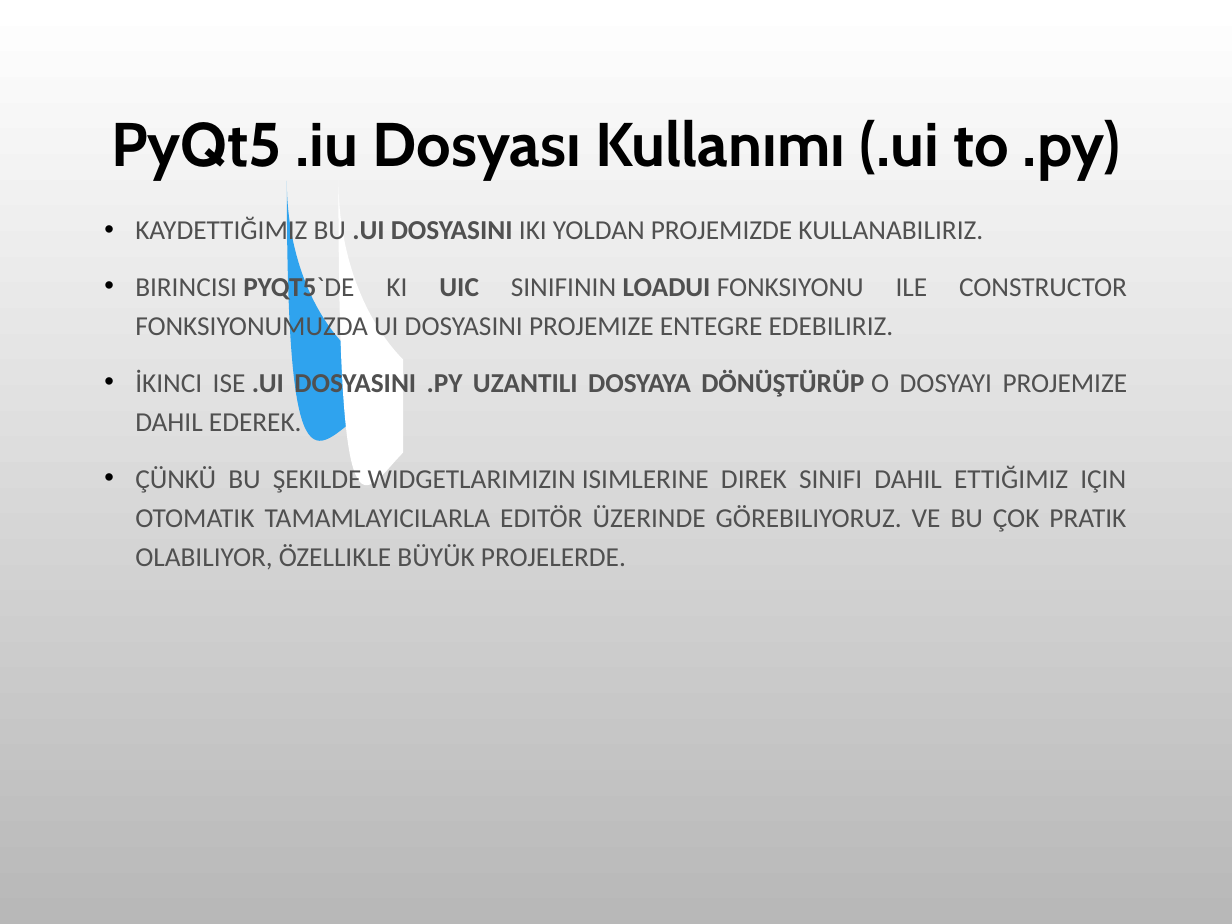
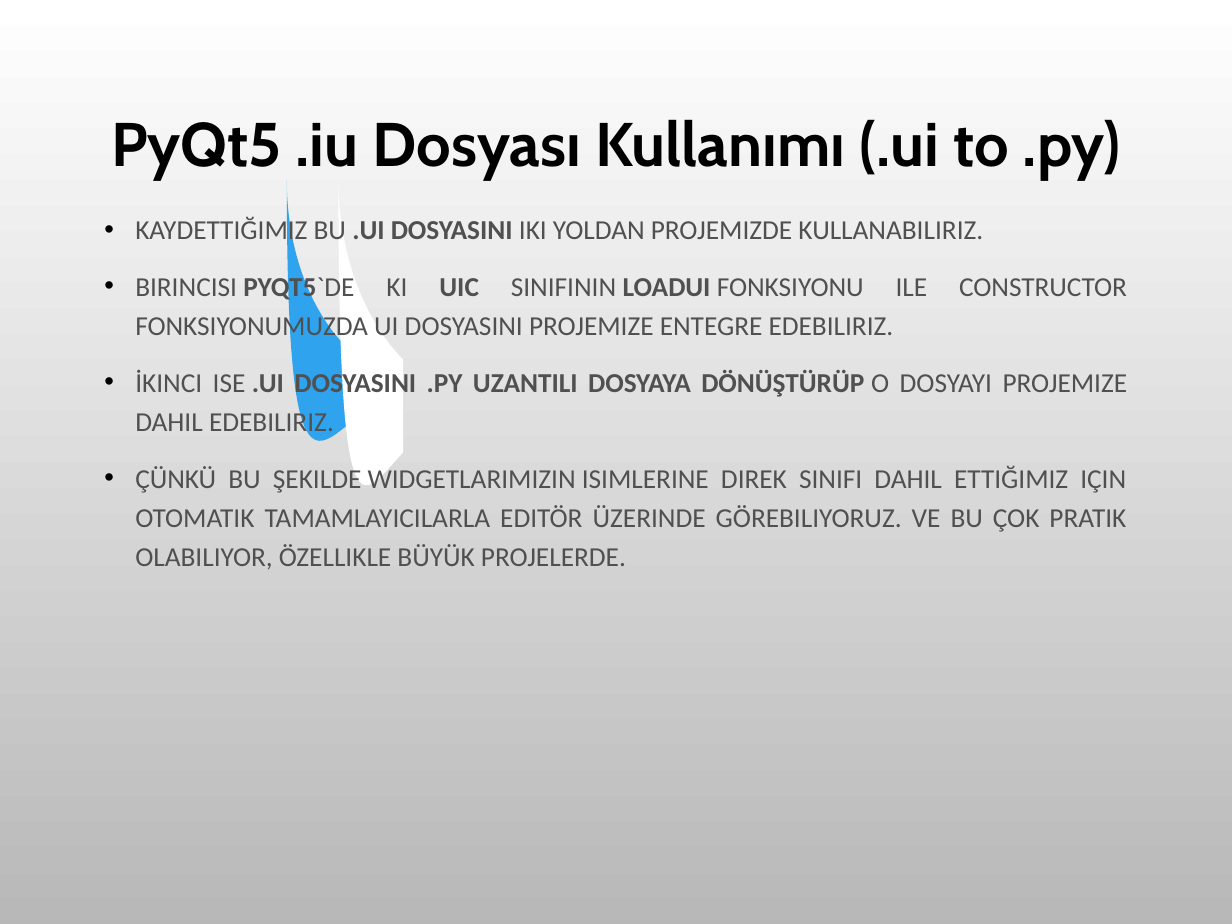
Before and after one commit to SevdanurGENC/20-21-Lecture-Notes, a slide deck: slide 16 of GorselProgramlamaII/1. Bolum - Gorsel Programlama II - Giris.ppt (slide 15 before the commit). Drawn at 1232x924 pixels with LibreOffice and Linux fonts; fonts in the diff are those of the drawing; background and template pictures are left out. Boxes give left, top, right and bottom in pixels: in the first picture for what was removed or moved away, otherwise in the second. Text is boxed around its words. In the diff, an @@ line names an element or a change of style, - is before the commit and + after.

```diff
--- a/GorselProgramlamaII/1. Bolum - Gorsel Programlama II - Giris.ppt
+++ b/GorselProgramlamaII/1. Bolum - Gorsel Programlama II - Giris.ppt
@@ text at box(135, 369, 1128, 438): text changed; bold off @@
-• İKINCI ISE .UI DOSYASINI .PY UZANTILI DOSYAYA DÖNÜŞTÜRÜP O DOSYAYI PROJEMIZE DAHIL EDEREK.
+• İKINCI ISE .UI DOSYASINI .PY UZANTILI DOSYAYA DÖNÜŞTÜRÜP O DOSYAYI PROJEMIZE DAHIL EDEBILIRIZ.
```
Also in this commit, not shown: 11 other slides changed, 1 slide added, 20 other files.
